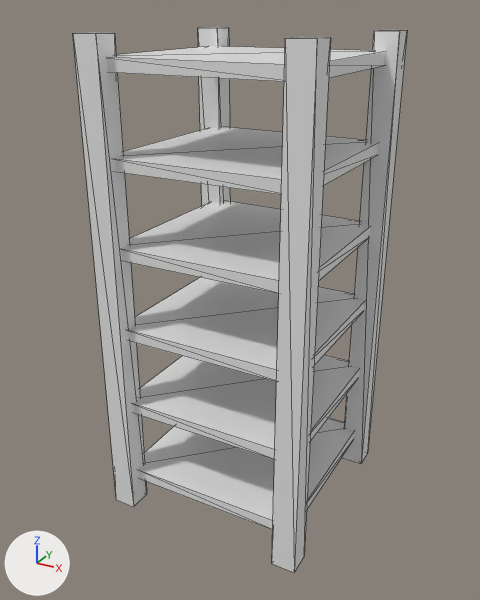
Two versions of the glTF model AmazonSimulatie/src/main/resources/static/models/storage_rack/scene.gltf, one commit apart.
The view is the same before and after, from a camera (50 mm lens) standing at (1.39, -2.63, 2.26) and looking at (-0.03, -0.05, 0.96). Lighting does not change. The marker at lower left points along +X, +Y and +Z. Mesh edges are drawn as thin lines. Where no turn or scale is listed for an object, it has been applied to the vertices.
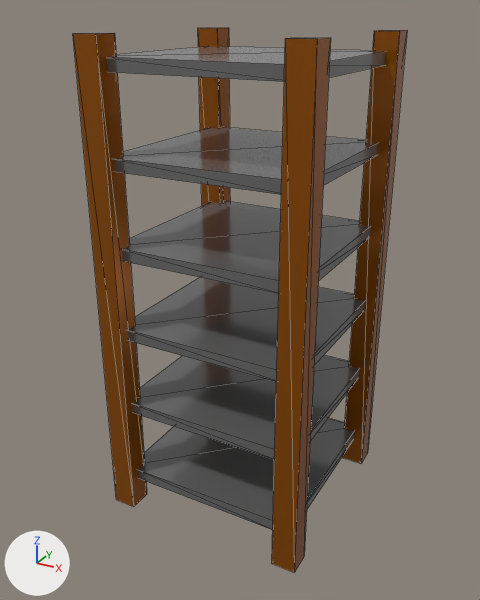
Where the change shows, as pixel boxes (x1, y1, x2, y2) in the pictures (480 x 600 px):
'Cube.003', recoloured, surface changed (grey to brown): (272, 37, 331, 572) in both
'Cube.004', recoloured, surface changed (grey to brown): (73, 33, 147, 507) in both
'Cube.006', recoloured, surface changed: (128, 277, 365, 382) in both
'Cube.007', recoloured, surface changed: (122, 201, 371, 294) in both
'Cube.005', recoloured, surface changed: (133, 355, 359, 460) in both
'Cube.002', recoloured, surface changed (grey to brown): (342, 30, 407, 463) in both
'Cube', recoloured, surface changed: (138, 418, 354, 530) in both
'Cube.009', recoloured, surface changed: (115, 127, 378, 195) in both
'Cube.008', recoloured, surface changed: (107, 46, 385, 82) in both
'Cube.001', recoloured, surface changed (grey to brown): (198, 27, 230, 206) in both

Edits to the bpy script that builds the scene:
```text
Change mat_material_001:
    mat_material_001.base_color: (0.8, 0.8, 0.8) -> (0.359, 0.099, 0.0)  # white #e7e7e7 -> brown #a25900
    mat_material_001.roughness: 0.4 -> 0.135
    mat_material_001.metallic: 0.0 -> 0.518
Add mat_material:
    mat_material = principled_material('Material')
    mat_material.base_color = (0.19, 0.19, 0.19)  # grey #797979
    mat_material.metallic = 0.369
    mat_material.roughness = 0.152
Change me_cube_001:
    where me_cube_001.from_pydata(...)  # 8 vertices, 12 faces; spans x -0.454..0.454, y -0.454..0.454, z -0.028..0.028
    remove me_cube_001.materials.append(mat_material_001)  # white #e7e7e7
    add me_cube_001.materials.append(mat_material)  # grey #797979
Change me_cube_003:
    where me_cube_003.from_pydata(...)  # 8 vertices, 12 faces; spans x -0.06..0.06, y -0.06..0.06, z -1.13..1.13
    add me_cube_003.materials.append(mat_material_001)  # brown #a25900
Change me_cube_004:
    where me_cube_004.from_pydata(...)  # 8 vertices, 12 faces; spans x -0.06..0.06, y -0.06..0.06, z -1.13..1.13
    add me_cube_004.materials.append(mat_material_001)  # brown #a25900
Change me_cube_005:
    where me_cube_005.from_pydata(...)  # 8 vertices, 12 faces; spans x -0.06..0.06, y -0.06..0.06, z -1.13..1.13
    add me_cube_005.materials.append(mat_material_001)  # brown #a25900
Change me_cube_006:
    where me_cube_006.from_pydata(...)  # 8 vertices, 12 faces; spans x -0.454..0.454, y -0.454..0.454, z -0.028..0.028
    remove me_cube_006.materials.append(mat_material_001)  # white #e7e7e7
    add me_cube_006.materials.append(mat_material)  # grey #797979
Change me_cube_007:
    where me_cube_007.from_pydata(...)  # 8 vertices, 12 faces; spans x -0.454..0.454, y -0.454..0.454, z -0.028..0.028
    remove me_cube_007.materials.append(mat_material_001)  # white #e7e7e7
    add me_cube_007.materials.append(mat_material)  # grey #797979
Change me_cube_008:
    where me_cube_008.from_pydata(...)  # 8 vertices, 12 faces; spans x -0.454..0.454, y -0.454..0.454, z -0.028..0.028
    remove me_cube_008.materials.append(mat_material_001)  # white #e7e7e7
    add me_cube_008.materials.append(mat_material)  # grey #797979
Change me_cube_009:
    where me_cube_009.from_pydata(...)  # 8 vertices, 12 faces; spans x -0.454..0.454, y -0.454..0.454, z -0.028..0.028
    remove me_cube_009.materials.append(mat_material_001)  # white #e7e7e7
    add me_cube_009.materials.append(mat_material)  # grey #797979
Change me_cube_010:
    where me_cube_010.from_pydata(...)  # 8 vertices, 12 faces; spans x -0.454..0.454, y -0.454..0.454, z -0.028..0.028
    remove me_cube_010.materials.append(mat_material_001)  # white #e7e7e7
    add me_cube_010.materials.append(mat_material)  # grey #797979
```
